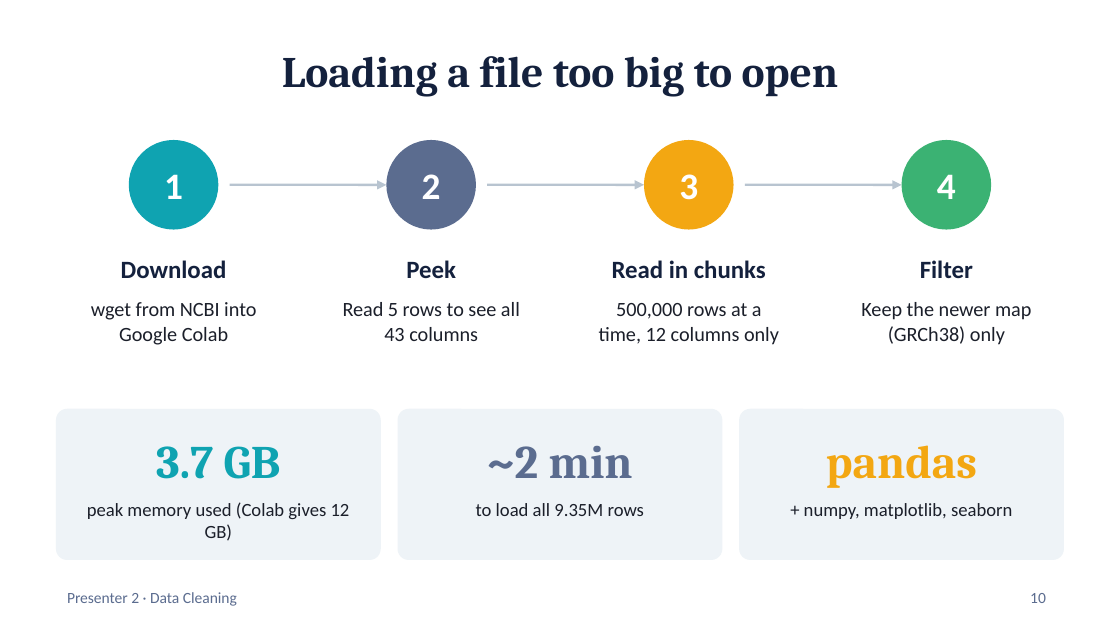
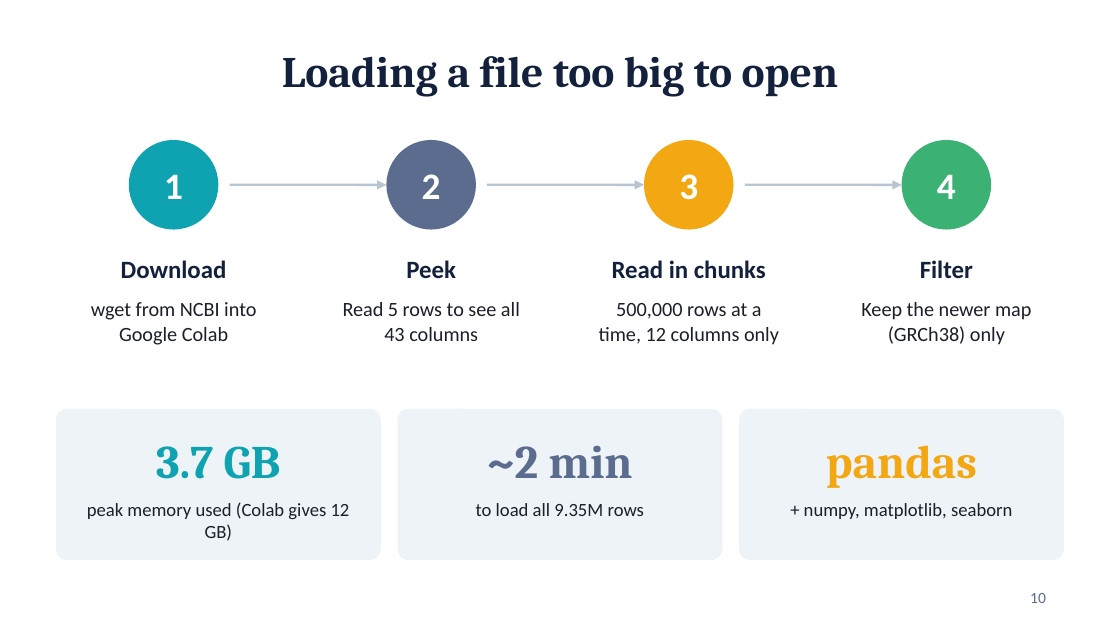
Before and after one commit to yeruka-ui/ClinVar-Data-Analysis, a slide deck: slide 10 of ClinVar_Project_Report.pptx. Drawn at 1120x630 pixels with LibreOffice and Linux fonts; fonts in the diff are those of the drawing. Boxes give left, top, right and bottom in pixels: in the first picture for what was removed or moved away, otherwise in the second. Text is boxed around its words. In the diff, an @@ line names an element or a change of style, - is before the commit and + after.

```diff
--- a/ClinVar_Project_Report.pptx
+++ b/ClinVar_Project_Report.pptx
@@ text removed at bbox=[67, 592, 237, 606] @@
-Presenter 2 · Data Cleaning
```
Also in this commit, not shown: 21 other slides changed.
